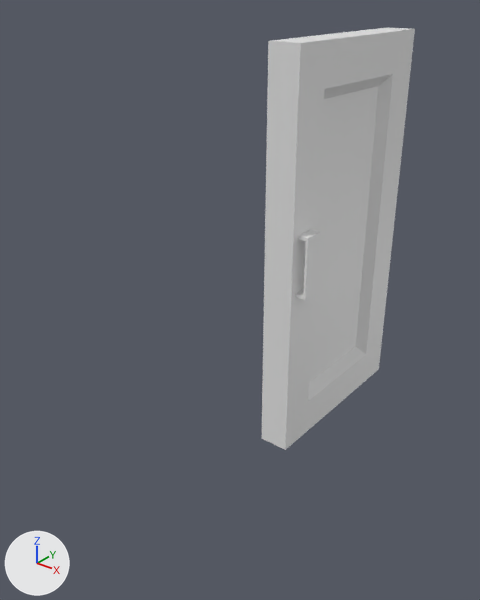
The FBX model Pass Or Fail/Assets/Zain_Meta/Meta-Assets/Dream-School-Final/FBX/Door.fbx, before and after one commit.
One viewpoint serves both versions: a 50 mm lens placed at (2.55, -5.38, 1.97), pointed at (-0.23, -1.91, -0.18). Arrows for +X, +Y and +Z are at lower left; the lights stay in place. Materials are left out; every surface is plain grey. Where no turn or scale is listed for an object, it has been applied to the vertices.

Names of what the first picture shows: 'Door'.
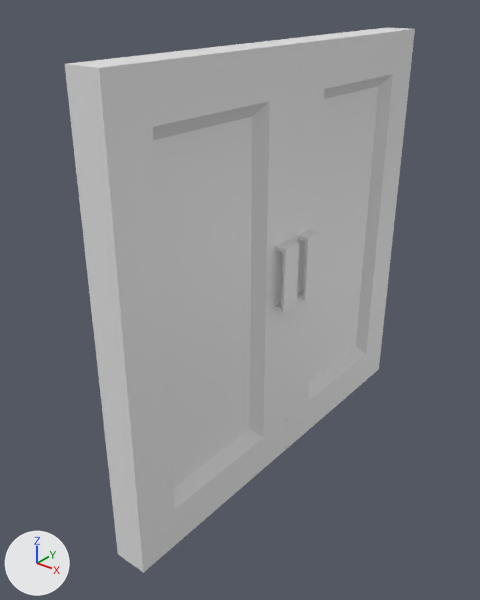
The newer file is also turned or shifted as a whole; pictures and numbers use the older file's frame.

Changed parts and their boxes (x1, y1, x2, y2) in the pictures (480 x 600 px):
'Door', reshaped (128% wider, 29% taller): before (262, 28, 415, 450); after (65, 28, 415, 573)
part 1 of me_mesh, added: after (274, 240, 299, 313)
part 2 of me_mesh, built on: before (262, 39, 308, 450); after (65, 39, 308, 573)

Edits to the bpy script that builds the scene:
```text
Change me_mesh:
    used by ob_door; location = (0.0, 0.0, 0.0)
    remove me_mesh.from_pydata(...)  # 32 vertices, 25 faces; spans x -0.21..0.13, y -1.64..0.0, z -1.6..1.6
    add me_mesh.from_pydata(...)  # 64 vertices, 48 faces; spans x -0.21..0.13, y -3.28..0.0, z -1.6..1.6
    me_mesh part 1: the loose piece of 16 vertices spanning x 0.04..0.13, y -1.58..-1.42, z -0.2..0.29 is copied, and the copy is mirrored in y about its middle, then moved by (0.0, -0.28, 0.0); it spans x 0.04..0.13, y -1.86..-1.7, z -0.2..0.29
    me_mesh part 2
    6 faces are deleted
    8 vertices are added at x -0.04..0.04, y -2.96..-1.96, z -1.28..1.28
    8 new vertices lie (0.0, -1.64, 0.0) away from vertices in x -0.21..0.04, y -1.64..0.0, z -1.6..1.6
    17 new faces join them
```
